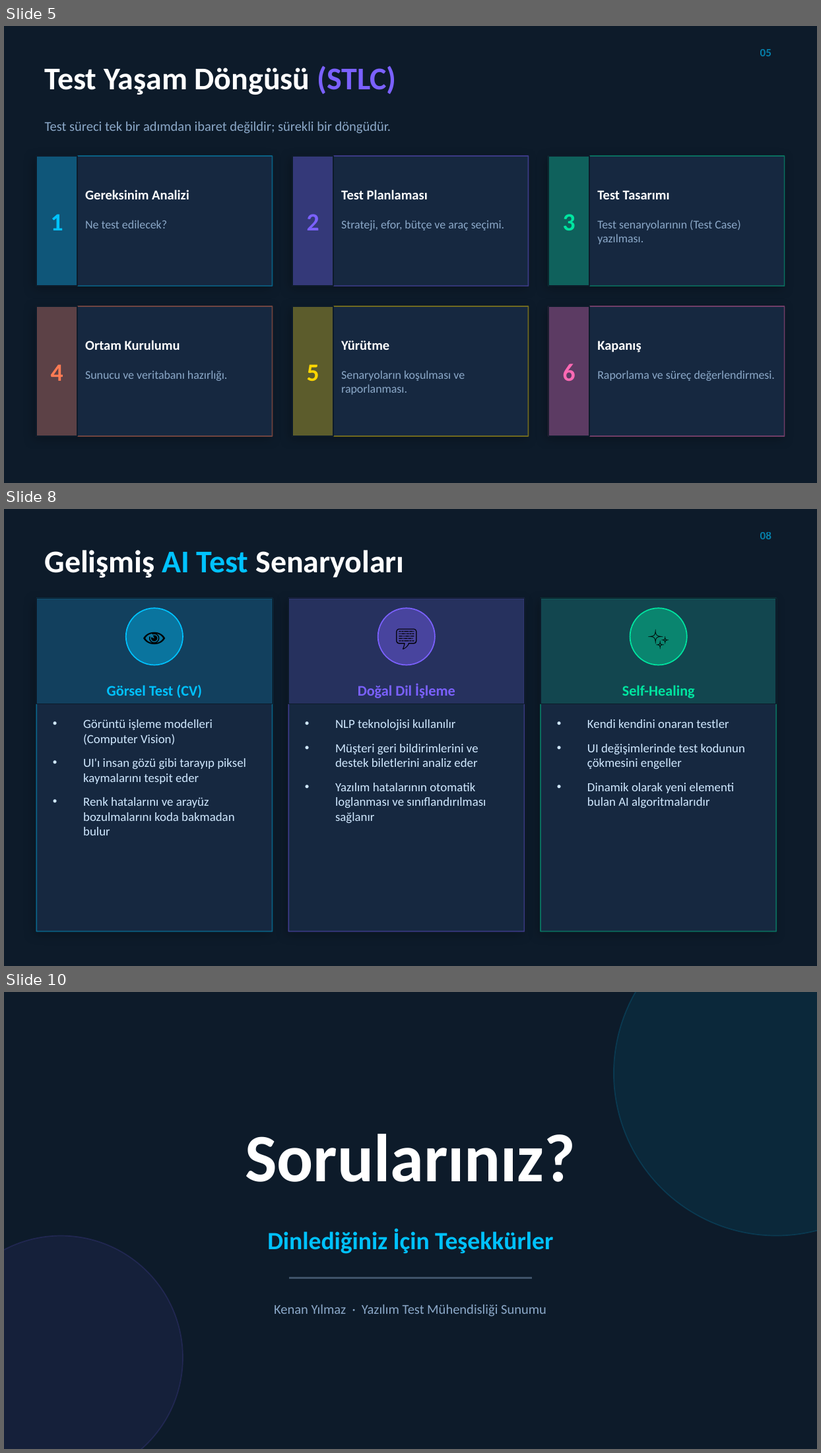
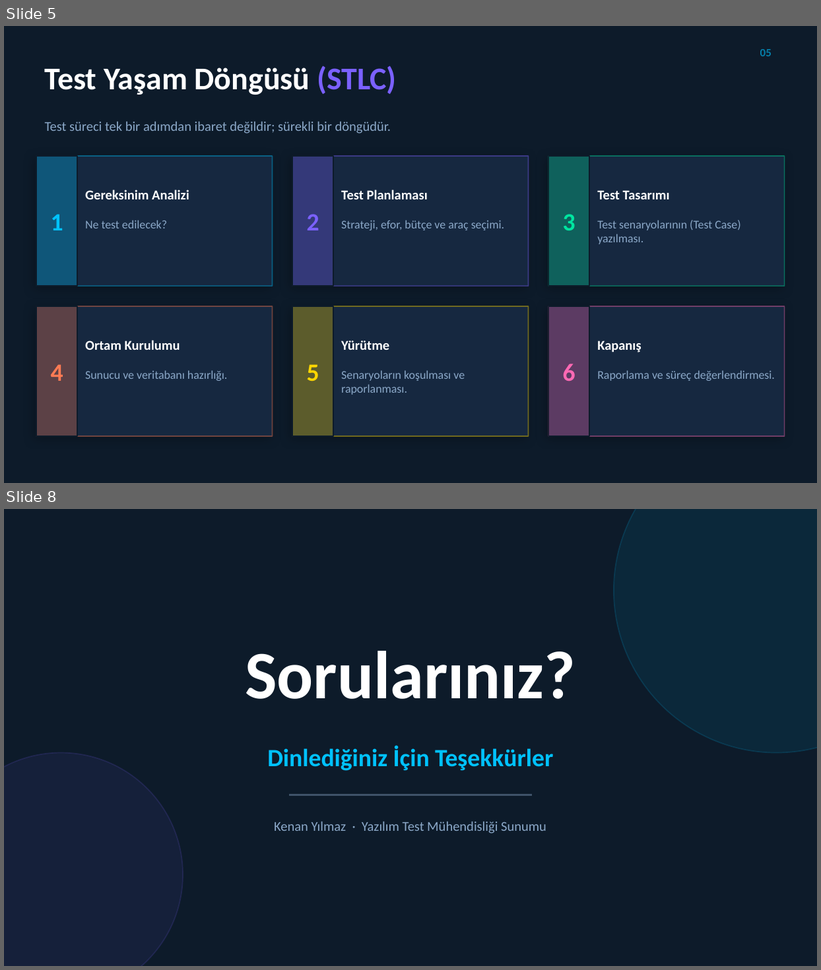
Before and after one commit to Kenanyilmaz55/test, a slide deck: Yazilim_Test_Muhendisligi_Kenan_YILMAZ.pptx. Shown one above the other, each under a label of ours: slides 5, 8 and 10 before the commit, slides 5 and 8 after it; the slides between them are not shown. The pictures are 821x1453 and 821x970 pixels, drawn with LibreOffice and Linux fonts; fonts in the diff are those of the drawing. Boxes give left, top, right and bottom in pixels: in the first picture for what was removed or moved away, otherwise in the second. Text is boxed around its words. In the diff, an @@ line names an element or a change of style, - is before the commit and + after.

```diff
--- a/Yazilim_Test_Muhendisligi_Kenan_YILMAZ.pptx
+++ b/Yazilim_Test_Muhendisligi_Kenan_YILMAZ.pptx
@@ slide 8 removed at <box>4,509,817,966</box>, background #0D1B2A @@
@@ text removed at <box>760,532,772,539</box> @@
-08
@@ text removed at <box>45,550,404,578</box> @@
-Gelişmiş AI Test Senaryoları
@@ rectangle removed at <box>36,599,273,932</box> @@
@@ rectangle removed at <box>36,599,273,704</box> @@
@@ rectangle removed at <box>288,599,524,932</box> @@
@@ rectangle removed at <box>288,599,524,704</box> @@
@@ rectangle removed at <box>541,599,776,932</box> @@
@@ rectangle removed at <box>541,599,776,704</box> @@
@@ ellipse removed at <box>126,608,183,665</box> @@
@@ text removed at <box>126,608,183,665</box> @@
-👁
@@ ellipse removed at <box>378,608,435,665</box> @@
@@ text removed at <box>378,608,435,665</box> @@
-💬
@@ ellipse removed at <box>630,608,687,665</box> @@
@@ text removed at <box>630,608,687,665</box> @@
-✨
@@ text removed at <box>107,685,202,698</box> @@
-Görsel Test (CV)
@@ text removed at <box>358,683,455,698</box> @@
-Doğal Dil İşleme
@@ text removed at <box>622,685,695,698</box> @@
-Self-Healing
@@ text removed at <box>83,720,246,836</box> @@
-• Görüntü işleme modelleri (Computer Vision)
-• UI'ı insan gözü gibi tarayıp piksel kaymalarını tespit eder
-• Renk hatalarını ve arayüz bozulmalarını koda bakmadan bulur
@@ text removed at <box>335,720,486,823</box> @@
-• NLP teknolojisi kullanılır
-• Müşteri geri bildirimlerini ve destek biletlerini analiz eder
-• Yazılım hatalarının otomatik loglanması ve sınıflandırılması sağlanır
@@ text removed at <box>587,720,745,808</box> @@
-• Kendi kendini onaran testler
-• UI değişimlerinde test kodunun çökmesini engeller
-• Dinamik olarak yeni elementi bulan AI algoritmalarıdır
@@ what was slide 10 is now slide 8 @@
```
Also in this commit, not shown: 1 slide changed, 1 other slide removed, 1 other file.
